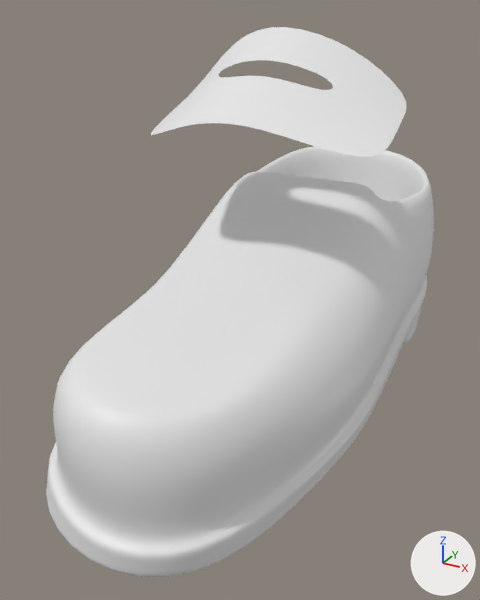
The Blender file loafer.blend as it was, and as the next commit left it.
One viewpoint serves both versions: a 50 mm lens placed at (0.807, -1.625, 0.999), pointed at (-0.04, -0.086, 0.23). Every picture has the same lights, and +X, +Y and +Z are marked at lower right.
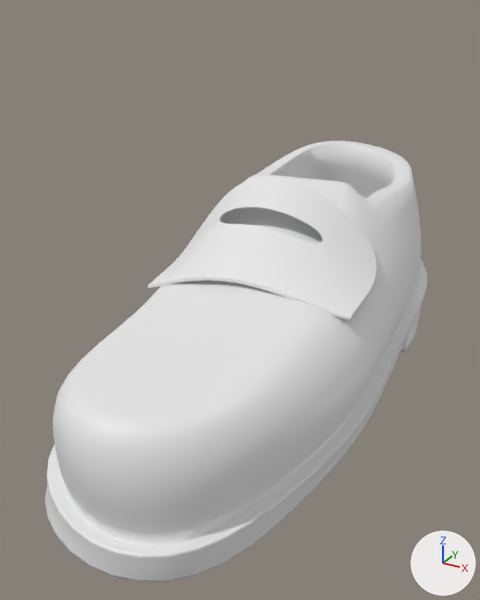
What differs and where, as boxes [x1, y1, x2, y2] in the pictures (480 x 600 px):
'Plane', reshaped (20% shorter): before [46, 27, 434, 577]; after [45, 141, 427, 582]

What the commit changed:
me_plane is used by ob_plane; location (0.0, 0.0, 0.0).
me_plane had 243 vertices, 230 faces and spanned x -0.38..0.41, y -0.89..0.98, z -0.08..0.97.
me_plane now has 253 vertices, 238 faces and spans x -0.37..0.41, y -0.89..0.98, z -0.08..0.58.
Part 1, on me_plane:
6 vertices are removed from x -0.33..0.38, y -0.28..0.51, z 0.46..0.76.
10 faces are deleted.
22 vertices in x -0.34..0.33, y -0.88..0.01, z -0.07..0.4 move by (0.0, 0.0, -0.01).
7 vertices in x -0.3..0.32, y -0.89..0.02, z -0.02..0.4 move by (-0.01, 0.0, -0.01).
4 vertices in x -0.22..0.06, y -0.86..-0.72, z 0.01..0.26 move by (-0.01, 0.0, -0.02).
4 vertices in x -0.2..-0.14, y -0.58..-0.35, z 0.27..0.31 move by (-0.01, 0.0, -0.04).
4 vertices in x -0.27..0.05, y -0.89..-0.3, z -0.01..0.17 move by (0.0, 0.0, -0.02).
3 vertices in x -0.25..-0.15, y -0.76..-0.56, z 0.17..0.26 move by (-0.01, 0.0, -0.03).
70 vertices move from x -0.38..0.39, y -0.81..0.98, z -0.06..0.97 to x -0.32..0.37, y -0.81..0.95, z -0.06..0.58.
16 vertices are added at x -0.23..0.34, y -0.27..0.51, z 0.29..0.46.
18 new faces join them.
